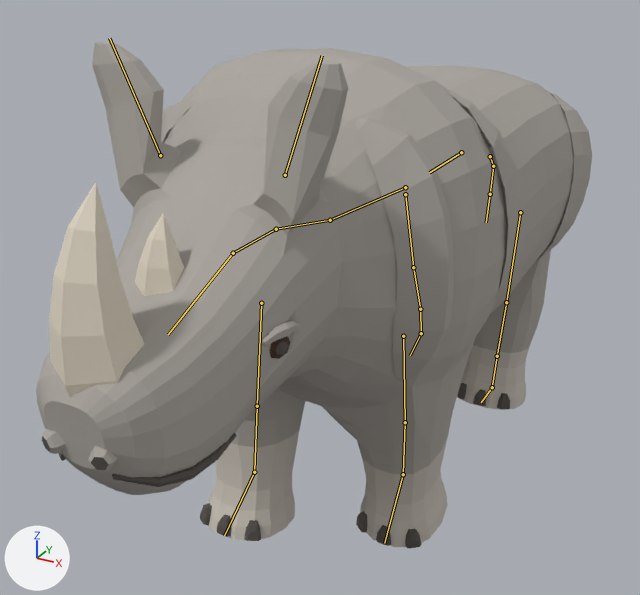
Two versions of the glTF model creatures/experiments/boxmodel/abc/t7x/zoo/rhino/stage4/rhino.glb, one commit apart.
Camera for both pictures: a 50 mm lens placed at (1.27, -2.64, 2.07), pointed at (-0.13, -0.09, 0.79). The lights are fixed; the arrows at lower left show +X, +Y and +Z. The picture after the commit comes second. Both versions are drawn at frame 12 of the action 'move'; the numbers are the values there. The bones that bend it are drawn over the model as lines.

The first picture shows 'body', 'piece_brow', 'piece_eye', 'piece_fold_flank', 'piece_fold_neck', 'piece_fold_shoulder', 'piece_horn_back', 'piece_horn_front', 'piece_mouth', 'piece_nails', 'piece_nostril'.
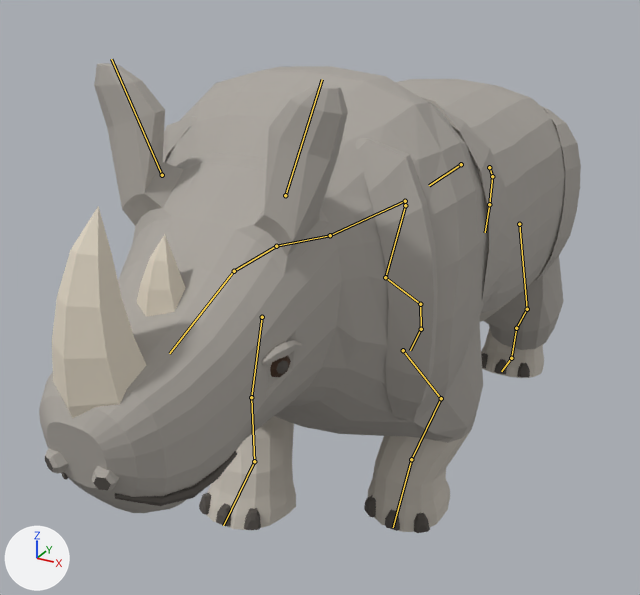
Changed parts and their boxes [x1, y1, x2, y2] in the pictures (640 x 595 px):
'body', posed (7% shorter)
    before: [36, 42, 574, 547]
    after: [39, 63, 565, 532]
'piece_fold_neck', posed (6% narrower, 7% taller)
    before: [161, 98, 454, 382]
    after: [163, 116, 438, 420]
'piece_horn_front', posed
    before: [49, 182, 144, 397]
    after: [52, 206, 146, 418]
'piece_fold_shoulder', posed
    before: [441, 85, 525, 311]
    after: [421, 97, 512, 304]
'piece_fold_flank', posed
    before: [536, 92, 592, 261]
    after: [534, 107, 581, 282]
'piece_horn_back', posed
    before: [135, 213, 184, 296]
    after: [137, 234, 186, 317]
'piece_nails', posed
    before: [200, 383, 510, 549]
    after: [199, 353, 530, 533]
'piece_mouth', posed
    before: [58, 432, 237, 487]
    after: [61, 451, 237, 506]
'piece_nostril', posed
    before: [42, 429, 117, 470]
    after: [45, 449, 119, 490]
bone 'hips', root to tip
    before: (461, 152) to (429, 172)
    after: (461, 164) to (429, 185)
bone 'upperarm.L', root to tip
    before: (403, 336) to (405, 422)
    after: (403, 350) to (441, 398)
bone 'forearm.L', root to tip
    before: (405, 422) to (403, 474)
    after: (441, 398) to (411, 459)
bone 'hand.L', root to tip
    before: (403, 474) to (384, 543)
    after: (411, 459) to (393, 527)
bone 'upperarm.R', root to tip
    before: (261, 303) to (257, 406)
    after: (262, 317) to (251, 397)
bone 'forearm.R', root to tip
    before: (257, 406) to (254, 472)
    after: (251, 397) to (254, 461)
bone 'hand.R', root to tip
    before: (254, 472) to (224, 535)
    after: (254, 461) to (223, 525)
bone 'thigh.L', root to tip
    before: (520, 212) to (506, 302)
    after: (519, 224) to (527, 309)
bone 'shin.L', root to tip
    before: (506, 302) to (497, 356)
    after: (527, 309) to (516, 328)
bone 'foot.L', root to tip
    before: (497, 356) to (492, 387)
    after: (516, 328) to (511, 358)
bone 'thigh.R', root to tip
    before: (405, 194) to (413, 267)
    after: (405, 205) to (385, 277)
bone 'shin.R', root to tip
    before: (413, 267) to (420, 309)
    after: (385, 277) to (420, 304)
bone 'foot.R', root to tip
    before: (420, 309) to (421, 333)
    after: (420, 304) to (421, 329)

The edits, one by one:
Bone 'hips' (bone_hips) moves from (0.0, 0.0, 0.0) to (0.0, 0.0, -0.053).
Bone 'upperarm.L' (bone_upperarm_l) turns from (-12, 0, 0) to (-39, 4, 9) degrees about its own x, y and z.
Bone 'forearm.L' (bone_forearm_l) turns from (0, 0, 0) to (57, 11, -19) degrees about its own x, y and z.
Bone 'hand.L' (bone_hand_l) turns from (0, 0, 0) to (-30, 12, 5) degrees about its own x, y and z.
Bone 'upperarm.R' (bone_upperarm_r) turns from (12, 0, 0) to (-5, 1, -15) degrees about its own x, y and z.
Bone 'forearm.R' (bone_forearm_r) turns from (-2, 0, 0) to (44, -15, 37) degrees about its own x, y and z.
Bone 'hand.R' (bone_hand_r) turns from (-1, 0, 0) to (-31, -22, -12) degrees about its own x, y and z.
Bone 'thigh.L' (bone_thigh_l) turns from (12, 0, 0) to (-1, -1, 10) degrees about its own x, y and z.
Bone 'shin.L' (bone_shin_l) turns from (-1, 0, 0) to (-35, -8, -23) degrees about its own x, y and z.
Bone 'foot.L' (bone_foot_l) turns from (1, 0, 0) to (48, -1, 15) degrees about its own x, y and z.
Bone 'thigh.R' (bone_thigh_r) turns from (-12, 0, 0) to (-2, -2, -16) degrees about its own x, y and z.
Bone 'shin.R' (bone_shin_r) turns from (0, 0, 0) to (-28, 11, 43) degrees about its own x, y and z.
Bone 'foot.R' (bone_foot_r) turns from (0, 0, 0) to (21, 2, -28) degrees about its own x, y and z.
